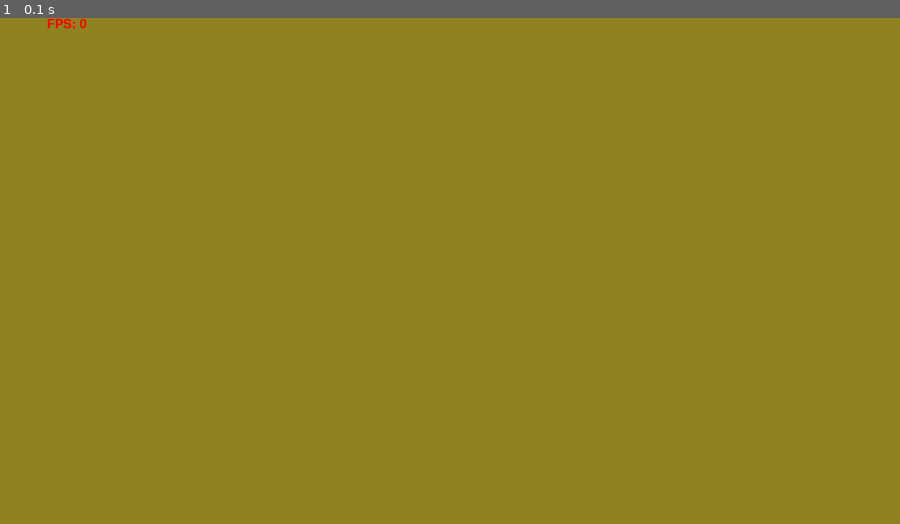
Above: before the commit, frame 1.
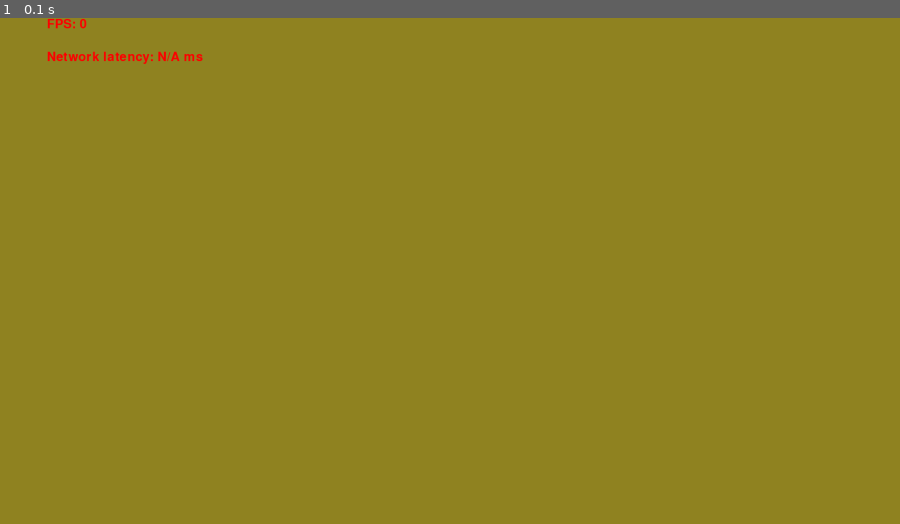
Above: after the commit, the same moment.

Repository: shevby/cinder
Game: pygame game, started from src/LocationMap/gui-pygame/location_viewer.py
Two runs of this game, one before a commit and one after it. Both use one fixed random seed, a clock stepped at 60 frames per second and the inputs below.
Inputs:
- Up to frame 1 (0.1 s): no input

The runs differ from the first frame. In frame 1, 0.2% of the frame differs, in the area x 5-23%, y 6-10%.

Commit message:
Location Map: Add network latency meter

Diff:
--- a/src/LocationMap/gui-pygame/location_viewer.py
+++ b/src/LocationMap/gui-pygame/location_viewer.py
@@ -36,6 +36,29 @@
         return self.fps_previous_second
 
 
+class NetworkLatencyMeter:
+    def __init__(self):
+        self.current_second = math.floor(time.time())
+        self.sum_of_all_latencies_previous_second = 0
+        self.number_of_requests_previous_second = 0
+        self.previous_second_average_latency = "N/A"
+
+    def add(self, latency):
+        current_second = math.floor(time.time())
+        if current_second == self.current_second:
+            self.sum_of_all_latencies_previous_second += latency
+            self.number_of_requests_previous_second += 1
+        else:
+            self.current_second = current_second
+            if self.number_of_requests_previous_second == 0:
+                self.previous_second_average_latency = "N/A"
+            else:
+                self.previous_second_average_latency = self.sum_of_all_latencies_previous_second / self.number_of_requests_previous_second
+
+    def get_average_latency(self):
+        return self.previous_second_average_latency
+
+
 pygame.font.init()
 
 display = pygame.display.set_mode()
@@ -80,7 +103,6 @@
         self.tiles = []
 
     def get_tile(self, row, column):
-        print(row, column)
         if row >= len(self.tiles):
             return Tile()
         if column >= len(self.tiles[row]):
@@ -123,6 +145,7 @@
 json_content = '{"tiles": []}'
 location = json.loads(json_content)
 fps_meter = FpsMeter()
+network_latency_meter = NetworkLatencyMeter()
 while(True):
     for event in pygame.event.get():
         if event.type == pygame.QUIT:
@@ -153,10 +176,15 @@
 
     if time.time() >= previous_request_time + 0.001 * GAME_STATE_REFRESH_INTERVAL_MS:
         try:
+            request_begin = time.time()
+            content = ""
             with urllib.request.urlopen(URL) as f:
-                json_content = f.read().decode('utf-8')
-        except:
-            pass
+                content = f.read()
+            request_end = time.time()
+            network_latency_meter.add(1000 * (request_end-request_begin))
+            json_content = content.decode('utf-8')
+        except Exception as e:
+            print(e)
 
         location = json.loads(json_content)
         location_map.update(location)
@@ -184,6 +212,12 @@
     caption = font.render(f"FPS: {fps_meter.fps()}", True, (255, 0, 0))
     display.blit(caption, (100, 0))
 
+    latency = network_latency_meter.get_average_latency()
+    if latency != "N/A":
+        latency = round(latency, 2)
+    caption = font.render(f"Network latency: {latency} ms", True, (255, 0, 0))
+    display.blit(caption, (100, 70))
+
     pygame.display.update()
     pygame.time.delay(20)
 
